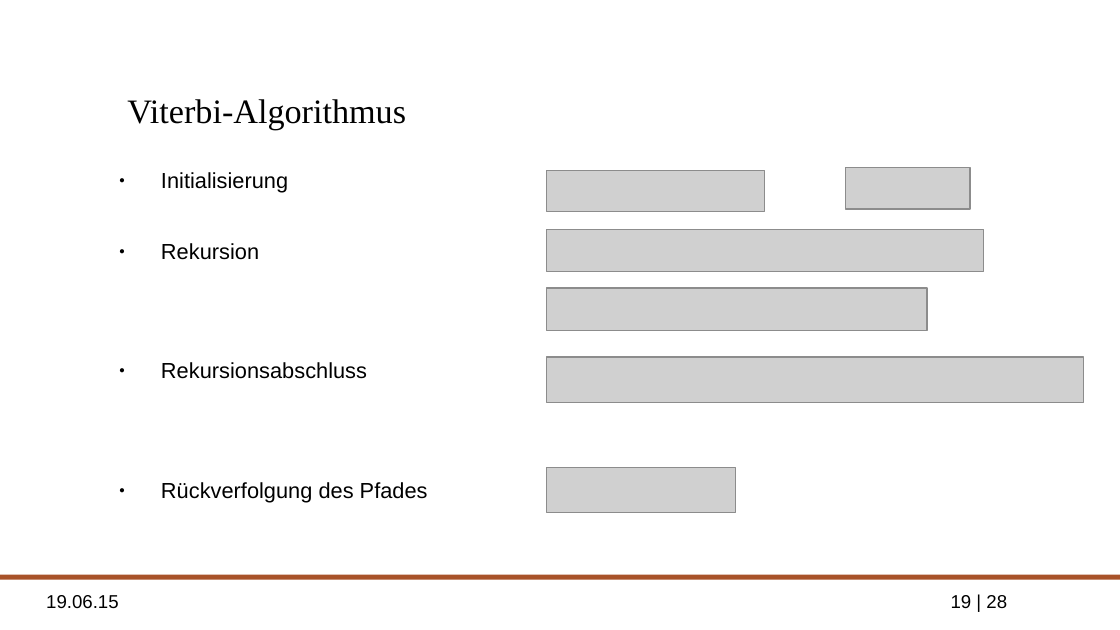
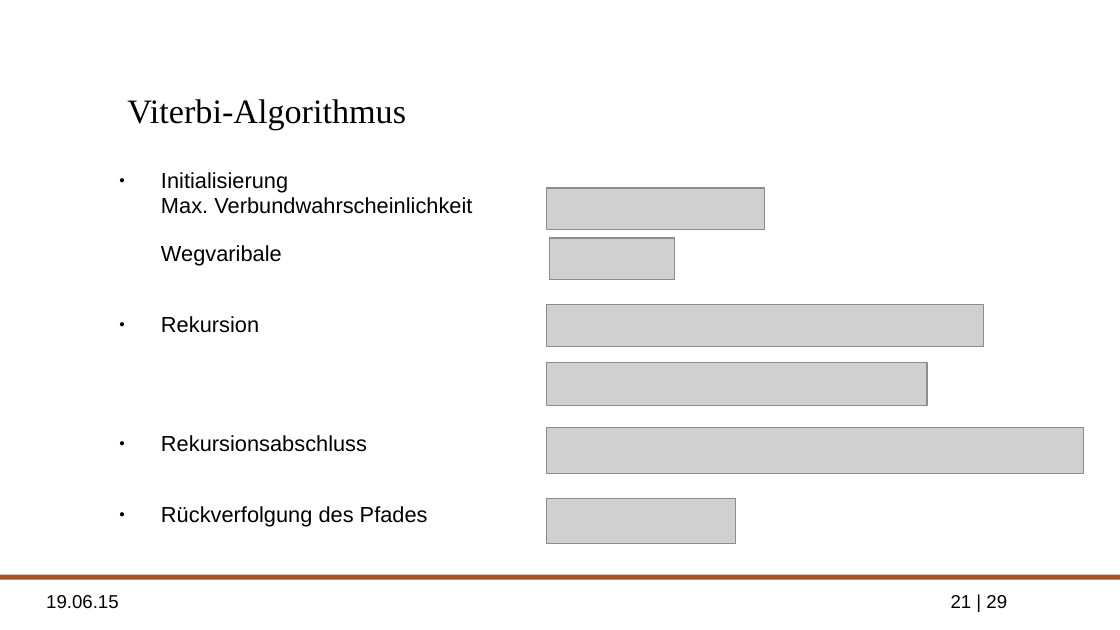
Before and after one commit to ppasler/Formale-Methoden-HMM, a slide deck: slide 21 of presentation/hidden_markov_pasler.odp (slide 19 before the commit). Drawn at 1120x630 pixels with LibreOffice and Linux fonts; fonts in the diff are those of the drawing; grey boxes stand for pictures; background and template pictures are left out. Boxes give left, top, right and bottom in pixels: in the first picture for what was removed or moved away, otherwise in the second. Text is boxed around its words. In the diff, an @@ line names an element or a change of style, - is before the commit and + after.

```diff
--- a/presentation/hidden_markov_pasler.odp
+++ b/presentation/hidden_markov_pasler.odp
@@ text at [161,172,472,266]: text changed @@
-● Initialisierung
+● Initialisierung
+  Max. Verbundwahrscheinlichkeit
+  Wegvaribale
@@ picture: place and size @@
-picture at [547,170,765,212]
+picture at [547,188,765,230]
@@ picture: place and size @@
-picture at [547,230,983,272]
+picture at [550,239,674,280]
@@ picture: place and size @@
-picture at [547,288,927,330]
+picture at [547,305,983,347]
@@ picture: place and size @@
-picture at [547,357,1083,403]
+picture at [547,363,927,405]
@@ picture: place and size @@
-picture at [846,168,970,209]
+picture at [547,428,1083,474]
@@ picture: place and size @@
-picture at [547,467,736,512]
+picture at [547,498,736,543]
@@ page number at [951,595,1007,608]: text changed @@
-19 | 28
+21 | 29
```
Also in this commit, not shown: 11 other slides changed, 4 slides added, 3 slides removed, 2 other files.
